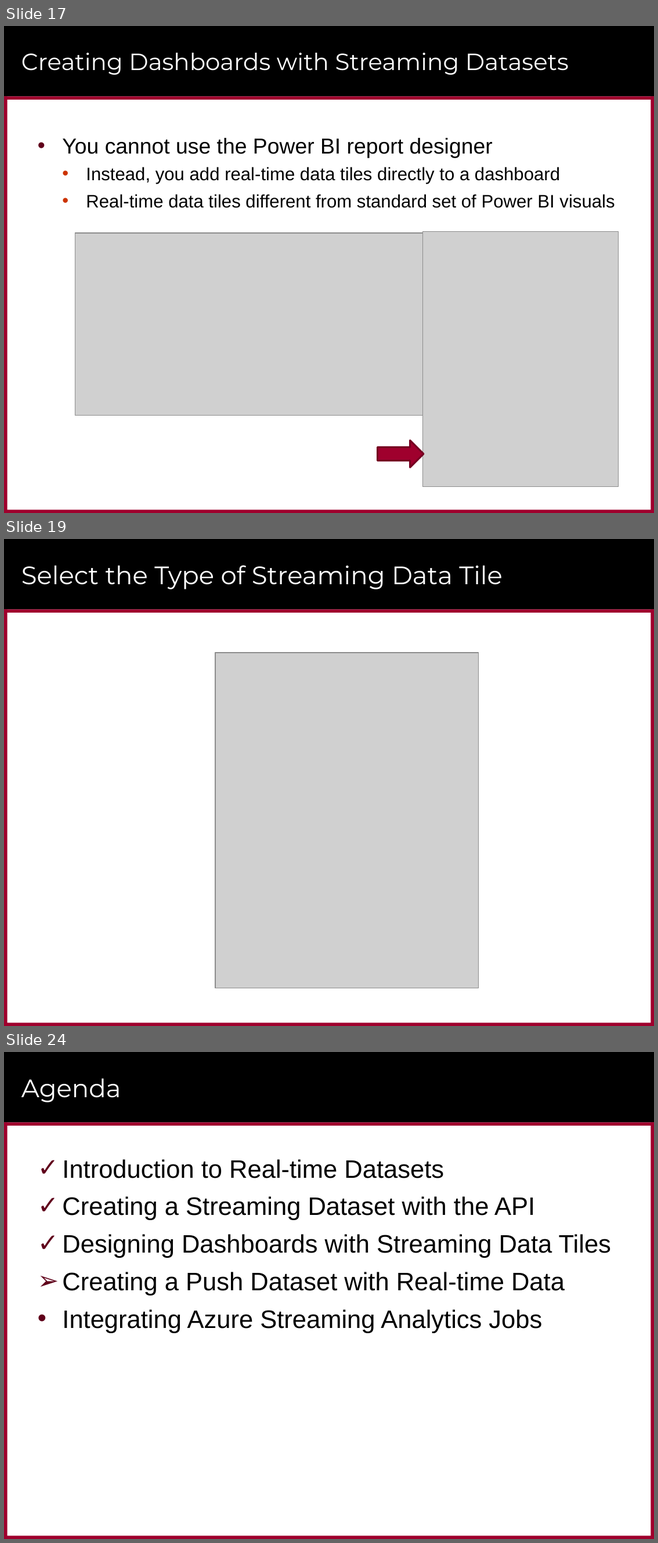
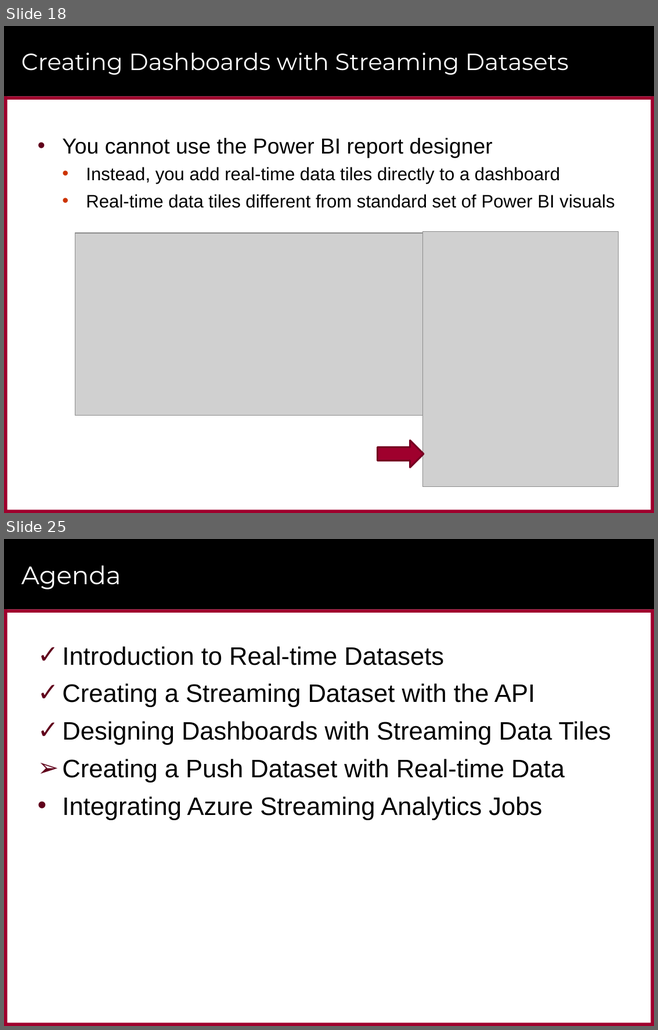
Before and after one commit to CriticalPathTraining/RealtimeDashboards, a slide deck: RealtimeDashboards.pptx. Shown one above the other, each under a label of ours: slides 17, 19 and 24 before the commit, slides 18 and 25 after it; the slides between them are not shown. The pictures are 658x1543 and 658x1030 pixels, drawn with LibreOffice and Linux fonts; fonts in the diff are those of the drawing; grey boxes stand for pictures; background and template pictures are left out. Boxes give left, top, right and bottom in pixels: in the first picture for what was removed or moved away, otherwise in the second. Text is boxed around its words. In the diff, an @@ line names an element or a change of style, - is before the commit and + after.

```diff
--- a/RealtimeDashboards.pptx
+++ b/RealtimeDashboards.pptx
@@ slide 19 removed at (x1=4, y1=539, x2=654, y2=1026), background #FFFFFF; not listed: 6 template elements that a slide beside it also shows @@
@@ title removed at (x1=21, y1=565, x2=502, y2=589) @@
-Select the Type of Streaming Data Tile
@@ picture removed at (x1=215, y1=653, x2=478, y2=988) @@
@@ what was slide 17 is now slide 18 @@
@@ what was slide 24 is now slide 25 @@
```
Also in this commit, not shown: 4 slides changed, 5 slides added, 12 other slides removed, 3 other files.
